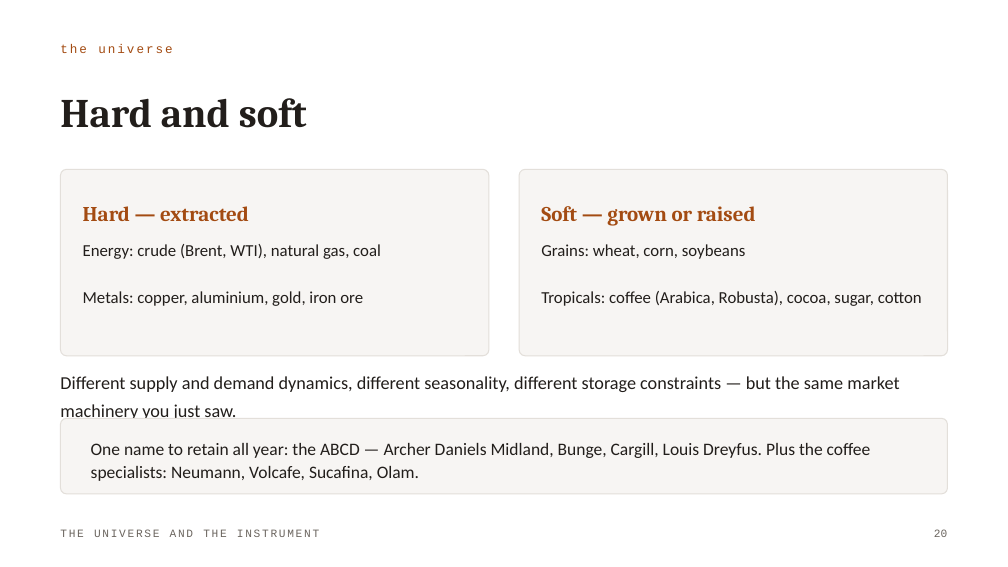
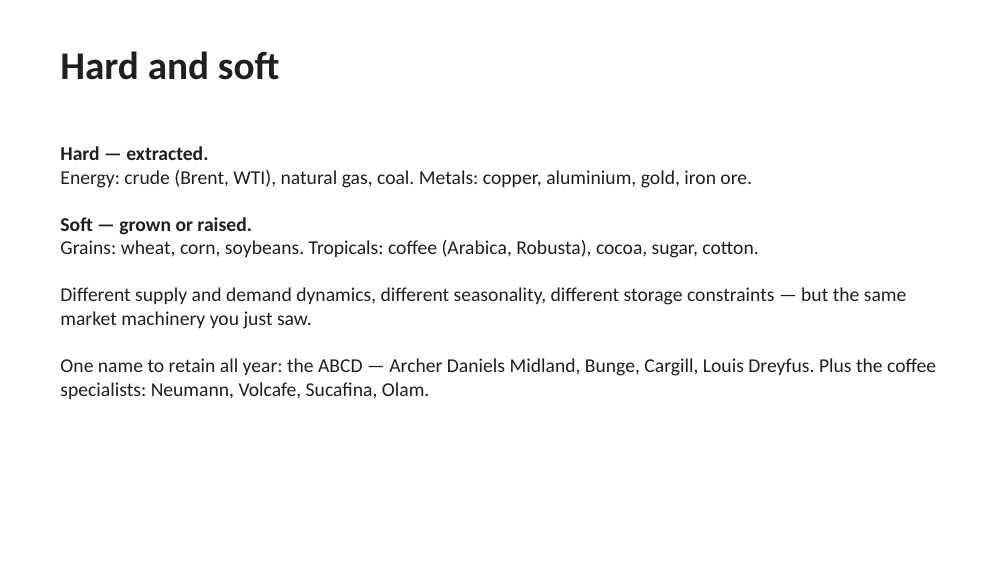
Before and after one commit to loic619/Commodity-trading-lecture, a slide deck: slide 21 of decks/Commodity-Trading-Module-1.pptx. Drawn at 1008x567 pixels with LibreOffice and Linux fonts; fonts in the diff are those of the drawing. Boxes give left, top, right and bottom in pixels: in the first picture for what was removed or moved away, otherwise in the second. Text is boxed around its words. In the diff, an @@ line names an element or a change of style, - is before the commit and + after.

```diff
--- a/decks/Commodity-Trading-Module-1.pptx
+++ b/decks/Commodity-Trading-Module-1.pptx
@@ text "Hard and soft": place and size @@
-text "Hard and soft" at (60, 98, 307, 128)
+text "Hard and soft" at (60, 51, 280, 80)
@@ text "Hard and soft" at (60, 51, 280, 80): size 29 to 28 pt, font Cambria to Calibri, text colour #221E1B to #1F1F1F; line spacing 32pt to 1; vertical alignment middle to top @@
@@ text removed at (60, 44, 172, 53) @@
-the universe
@@ text added at (60, 146, 936, 399), 14 pt, text #1F1F1F @@
+Hard — extracted.
+Energy: crude (Brent, WTI), natural gas, coal. Metals: copper, aluminium, gold, iron ore.
+Soft — grown or raised.
+Grains: wheat, corn, soybeans. Tropicals: coffee (Arabica, Robusta), cocoa, sugar, cotton.
+Different supply and demand dynamics, different seasonality, different storage constraints — but the same market machinery you just saw.
+One name to retain all year: the ABCD — Archer Daniels Midland, Bunge, Cargill, Louis Dreyfus. Plus the coffee specialists: Neumann, Volcafe, Sucafina, Olam.
@@ rounded rectangle removed at (60, 169, 489, 356) @@
@@ rounded rectangle removed at (519, 169, 948, 356) @@
@@ text removed at (83, 206, 249, 221) @@
-Hard — extracted
@@ text removed at (541, 206, 756, 226) @@
-Soft — grown or raised
@@ text removed at (83, 244, 381, 306) @@
-Energy: crude (Brent, WTI), natural gas, coal
-Metals: copper, aluminium, gold, iron ore
@@ text removed at (541, 244, 922, 306) @@
-Grains: wheat, corn, soybeans
-Tropicals: coffee (Arabica, Robusta), cocoa, sugar, cotton
@@ text removed at (60, 376, 899, 418) @@
-Different supply and demand dynamics, different seasonality, different storage constraints — but the same market machinery you just saw.
@@ rounded rectangle removed at (60, 418, 948, 494) @@
@@ text removed at (91, 443, 871, 481) @@
-One name to retain all year: the ABCD — Archer Daniels Midland, Bunge, Cargill, Louis Dreyfus. Plus the coffee specialists: Neumann, Volcafe, Sucafina, Olam.
@@ text removed at (60, 529, 319, 537) @@
-THE UNIVERSE AND THE INSTRUMENT
@@ text removed at (934, 529, 947, 537) @@
-20
```
Also in this commit, not shown: 46 other slides changed, 6 other files.
